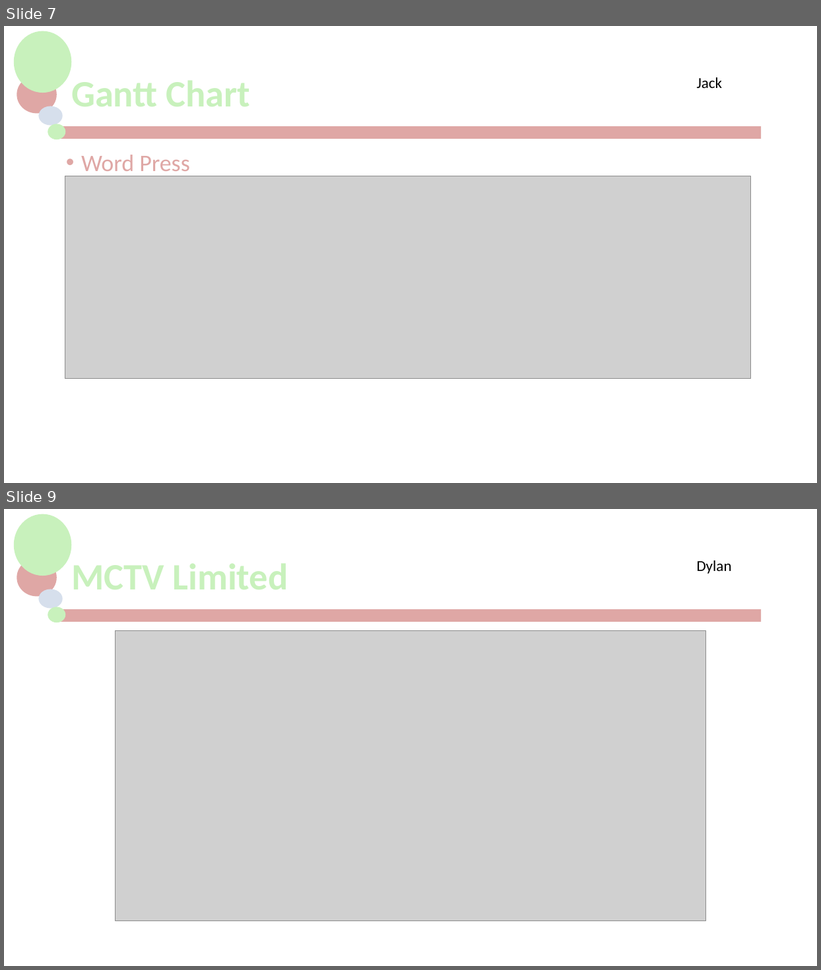
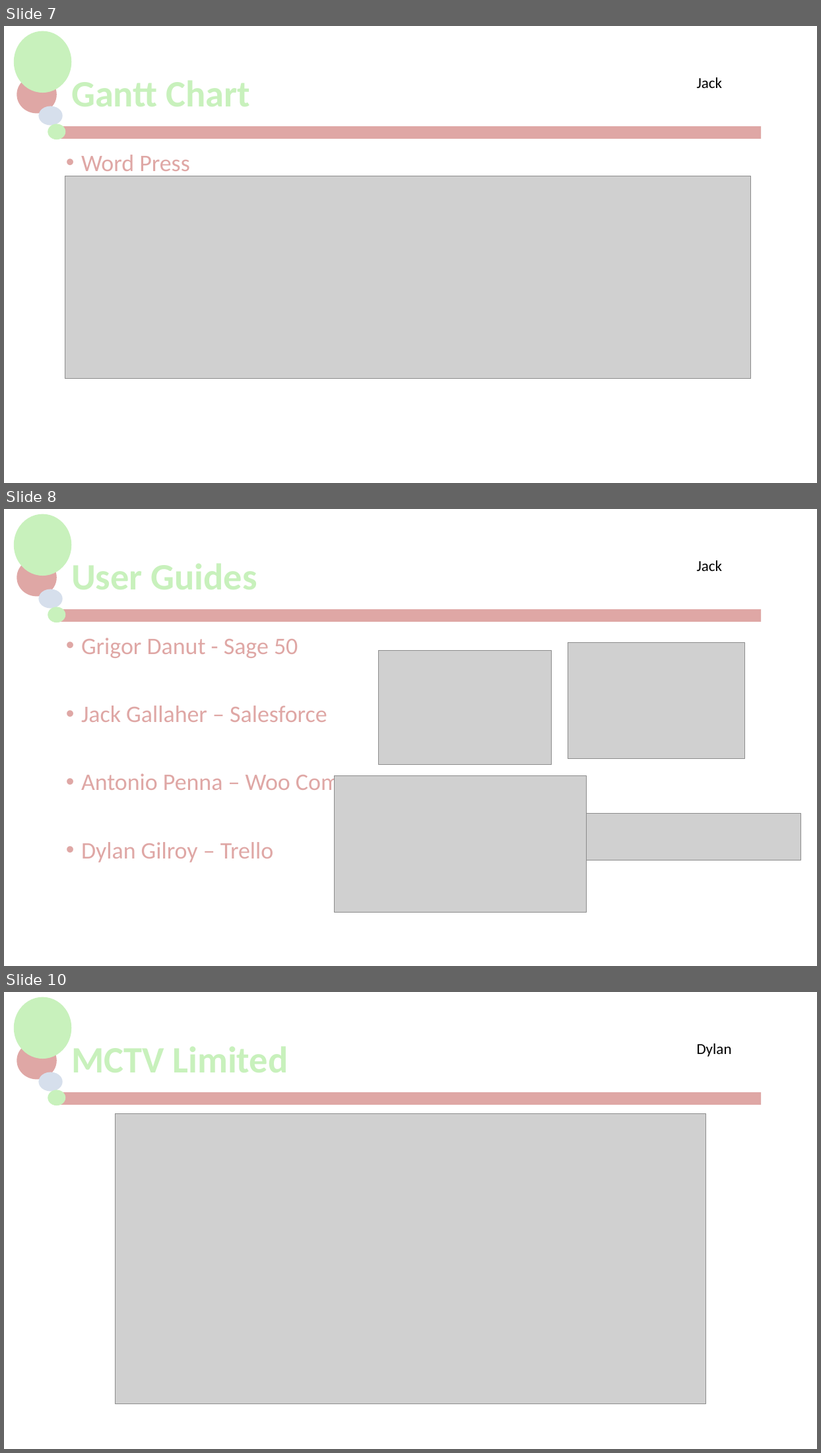
Before and after one commit to jackG97/Project, a slide deck: MCTV Limited.pptx. Shown one above the other, each under a label of ours: slides 7 and 9 before the commit, slides 7, 8 and 10 after it; the slides between them are not shown. The pictures are 821x970 and 821x1453 pixels, drawn with LibreOffice and Linux fonts; fonts in the diff are those of the drawing; grey boxes stand for pictures; background and template pictures are left out. Boxes give left, top, right and bottom in pixels: in the first picture for what was removed or moved away, otherwise in the second. Text is boxed around its words. In the diff, an @@ line names an element or a change of style, - is before the commit and + after.

Commit message:
Added User guide information

```diff
--- a/MCTV Limited.pptx
+++ b/MCTV Limited.pptx
@@ slide 8 added at [4, 509, 817, 966], background #FFFFFF; not listed: 5 template elements that a slide beside it also shows @@
@@ title added at [65, 533, 761, 622], 44 pt, text #C8F1BC, bold @@
+User Guides
@@ text added at [697, 560, 723, 571], 18 pt, text #000000 @@
+Jack
@@ text added at [81, 638, 400, 863], 28 pt, text #DFA7A5 @@
+• Grigor Danut - Sage 50
+• Jack Gallaher – Salesforce
+• Antonio Penna – Woo Commerce
+• Dylan Gilroy – Trello
@@ picture added at [568, 642, 745, 759] @@
@@ picture added at [378, 650, 552, 765] @@
@@ picture added at [335, 776, 587, 913] @@
@@ picture added at [587, 813, 801, 861] @@
@@ what was slide 9 is now slide 10 @@
```
Also in this commit, not shown: 17 slides changed.
